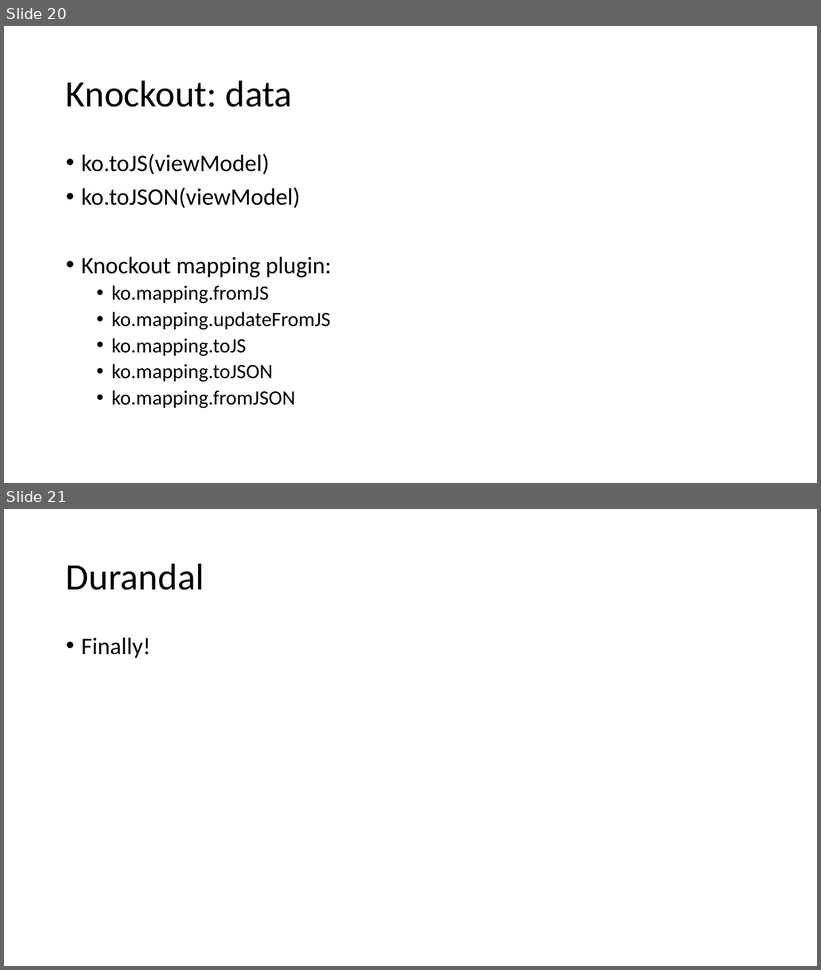
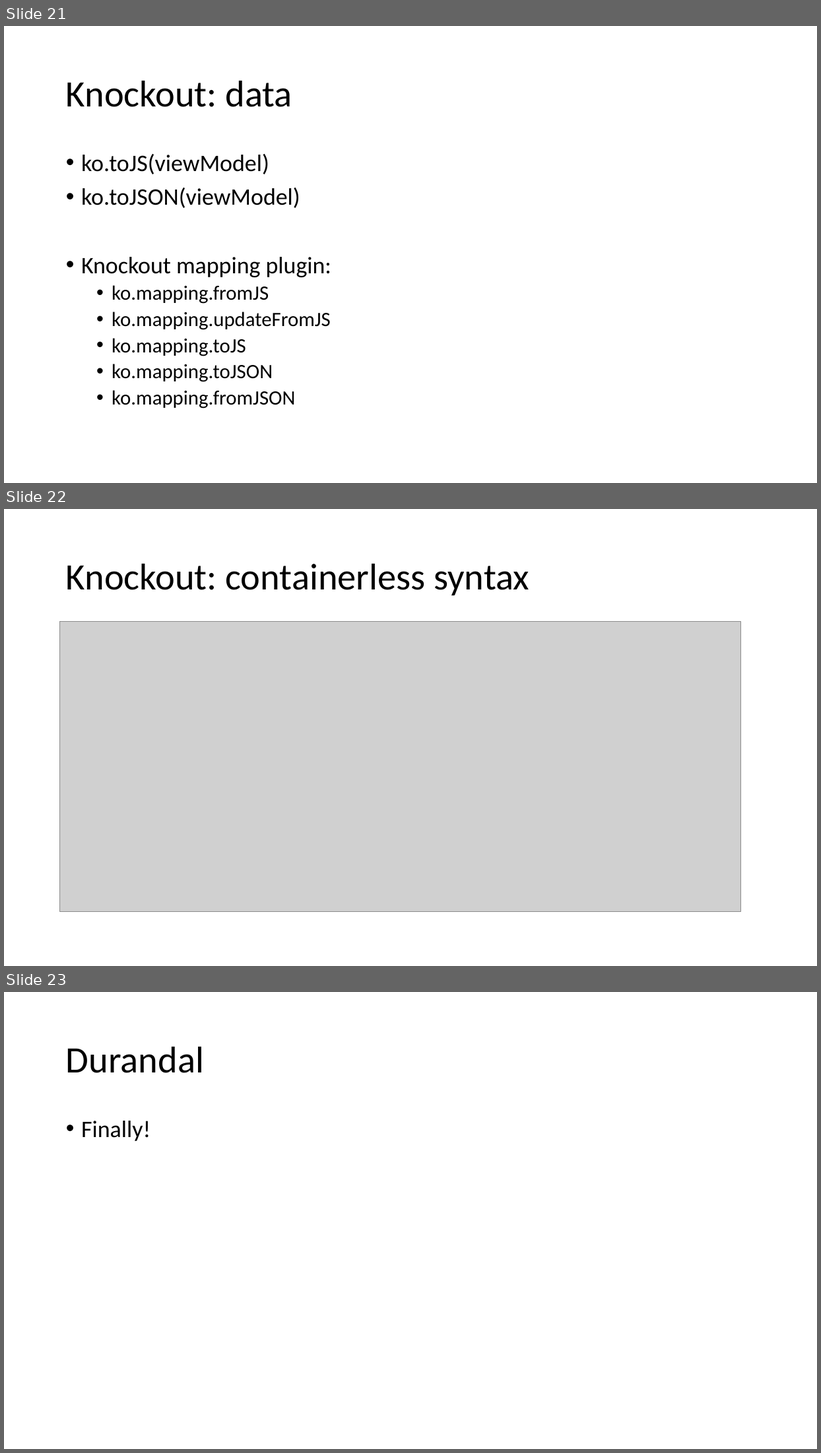
Before and after one commit to petermorlion/DurandalDemo, a slide deck: Durandal T4T.pptx. Shown one above the other, each under a label of ours: slides 20 and 21 before the commit, slides 21, 22 and 23 after it. The pictures are 821x970 and 821x1453 pixels, drawn with LibreOffice and Linux fonts; fonts in the diff are those of the drawing; grey boxes stand for pictures. Boxes give left, top, right and bottom in pixels: in the first picture for what was removed or moved away, otherwise in the second. Text is boxed around its words. In the diff, an @@ line names an element or a change of style, - is before the commit and + after.

Commit message:
containerless syntax

```diff
--- a/Durandal T4T.pptx
+++ b/Durandal T4T.pptx
@@ slide 22 added at (x1=4, y1=509, x2=817, y2=966), background #FFFFFF @@
@@ title added at (x1=66, y1=563, x2=529, y2=595), 44 pt, text #000000 @@
+Knockout: containerless syntax
@@ picture added at (x1=60, y1=622, x2=741, y2=912) @@
@@ what was slide 20 is now slide 21 @@
@@ what was slide 21 is now slide 23 @@
```
Also in this commit, not shown: 3 slides changed, 3 other slides added, 1 slide removed, 6 other files.
